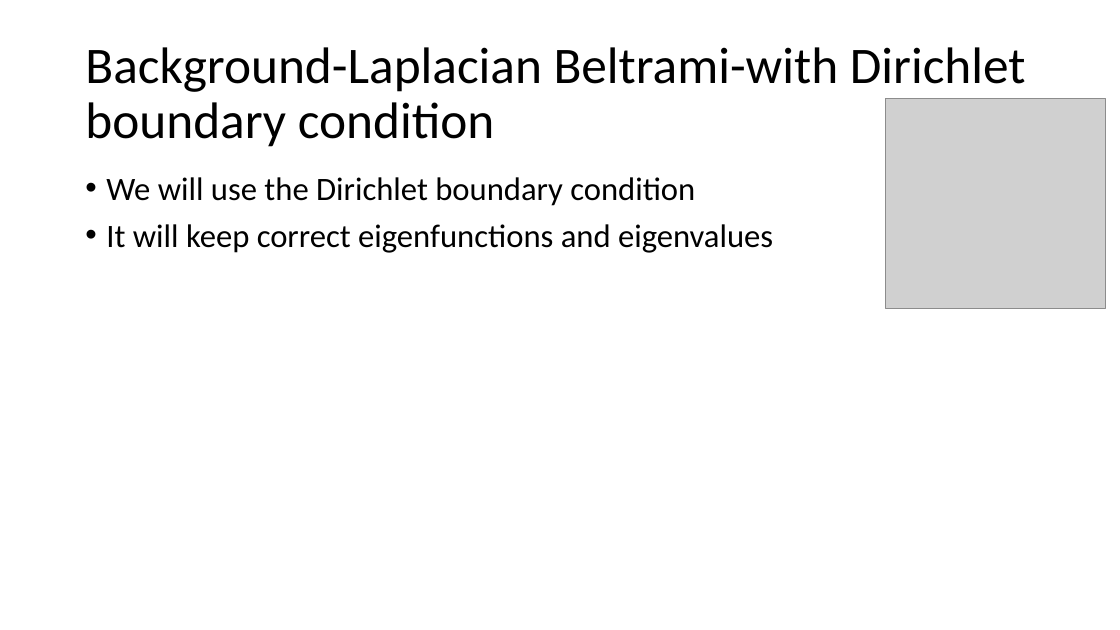
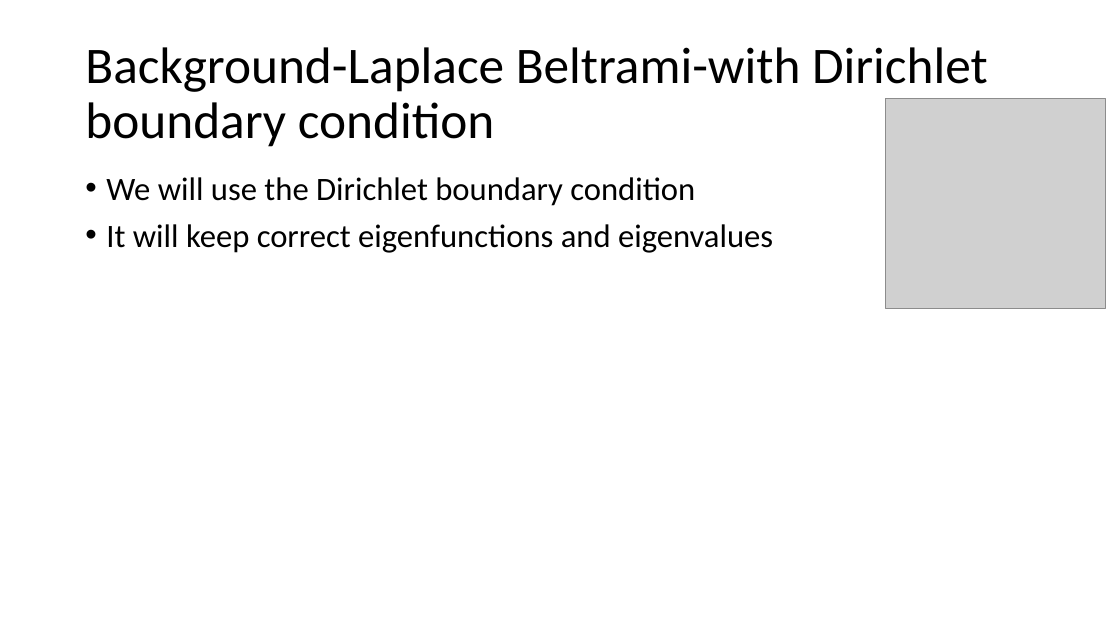
Before and after one commit to tsachiblau/geometricComputerVisionProject, a slide deck: slide 6 of Presentation.pptx. Drawn at 1120x630 pixels with LibreOffice and Linux fonts; fonts in the diff are those of the drawing; grey boxes stand for pictures. Boxes give left, top, right and bottom in pixels: in the first picture for what was removed or moved away, otherwise in the second. Text is boxed around its words. In the diff, an @@ line names an element or a change of style, - is before the commit and + after.

Commit message:
update

```diff
--- a/Presentation.pptx
+++ b/Presentation.pptx
@@ title at bbox=[85, 47, 988, 147]: text changed @@
-Background-Laplacian Beltrami-with Dirichlet boundary condition
+Background-Laplace Beltrami-with Dirichlet boundary condition
```
Also in this commit, not shown: 2 other slides changed.
